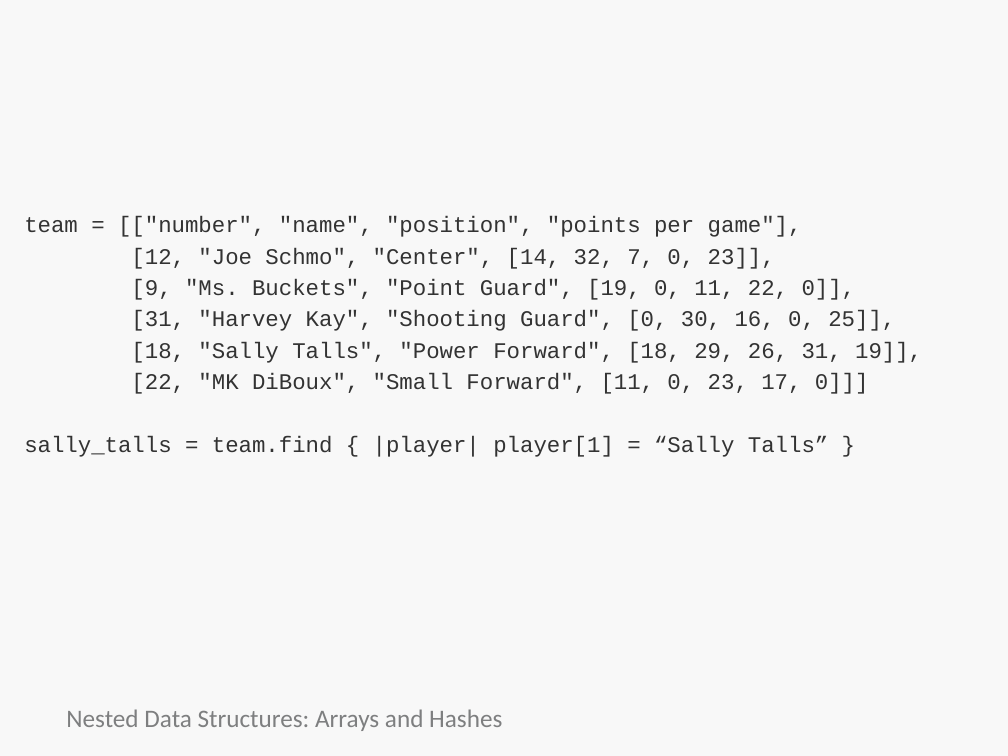
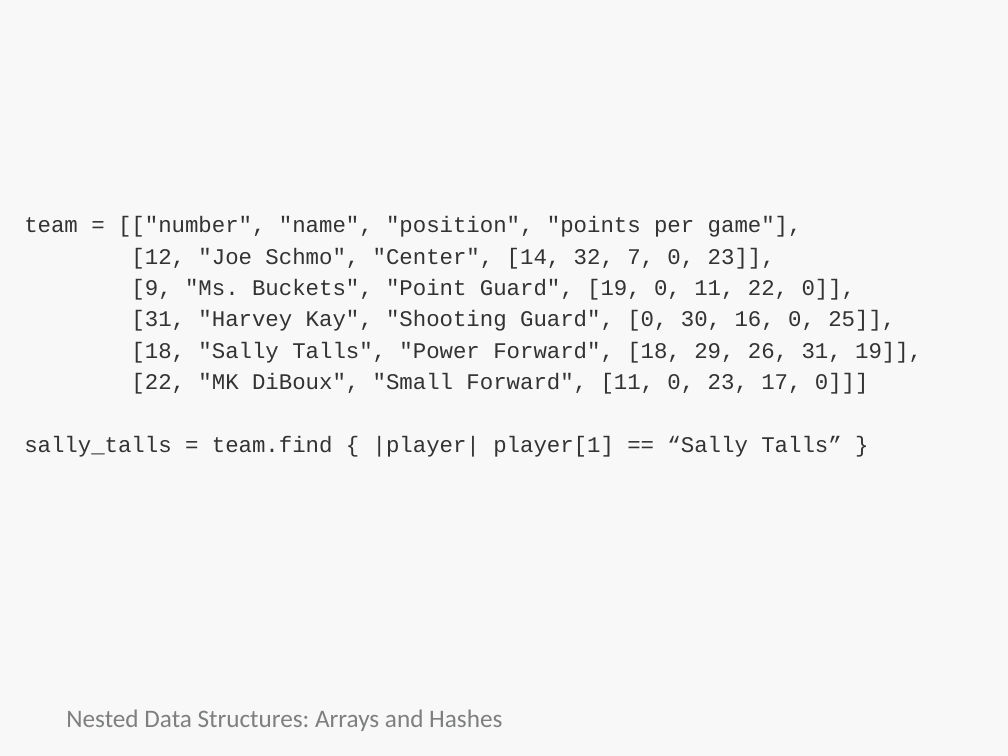
Before and after one commit to bootcoder/lectures, a slide deck: slide 49 of 1phase/data-stucts/HTC-nested-data-structures.pptx. Drawn at 1008x756 pixels with LibreOffice and Linux fonts; fonts in the diff are those of the drawing; background and template pictures are left out. Boxes give left, top, right and bottom in pixels: in the first picture for what was removed or moved away, otherwise in the second. Text is boxed around its words. In the diff, an @@ line names an element or a change of style, - is before the commit and + after.

Commit message:
fix typo on =

```diff
--- a/1phase/data-stucts/HTC-nested-data-structures.pptx
+++ b/1phase/data-stucts/HTC-nested-data-structures.pptx
@@ text at [24, 436, 841, 457]: text changed @@
-sally_talls = team.find { |player| player[1] = “Sally Talls” }
+sally_talls = team.find { |player| player[1] == “Sally Talls” }
```
Also in this commit, not shown: 2 other slides changed.
